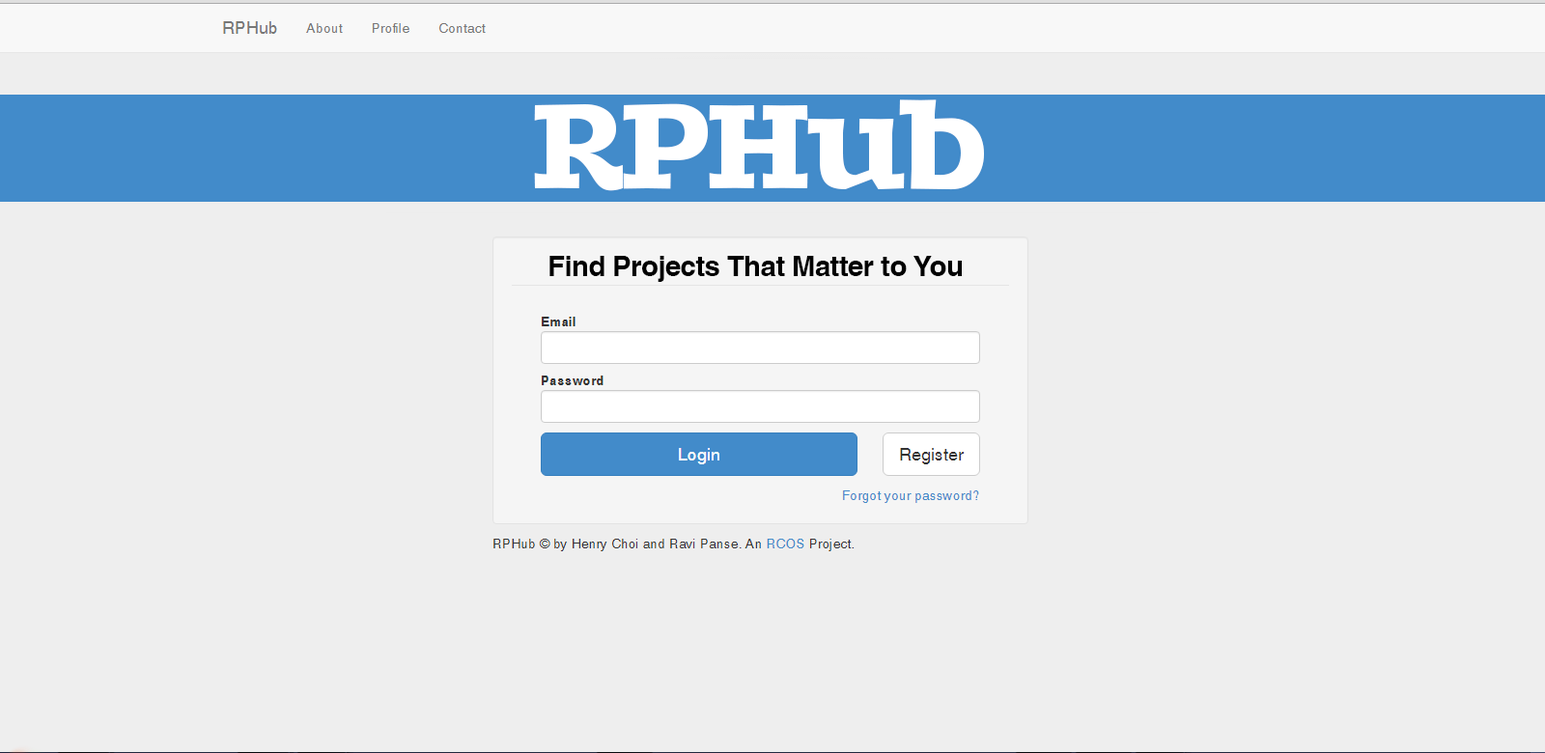
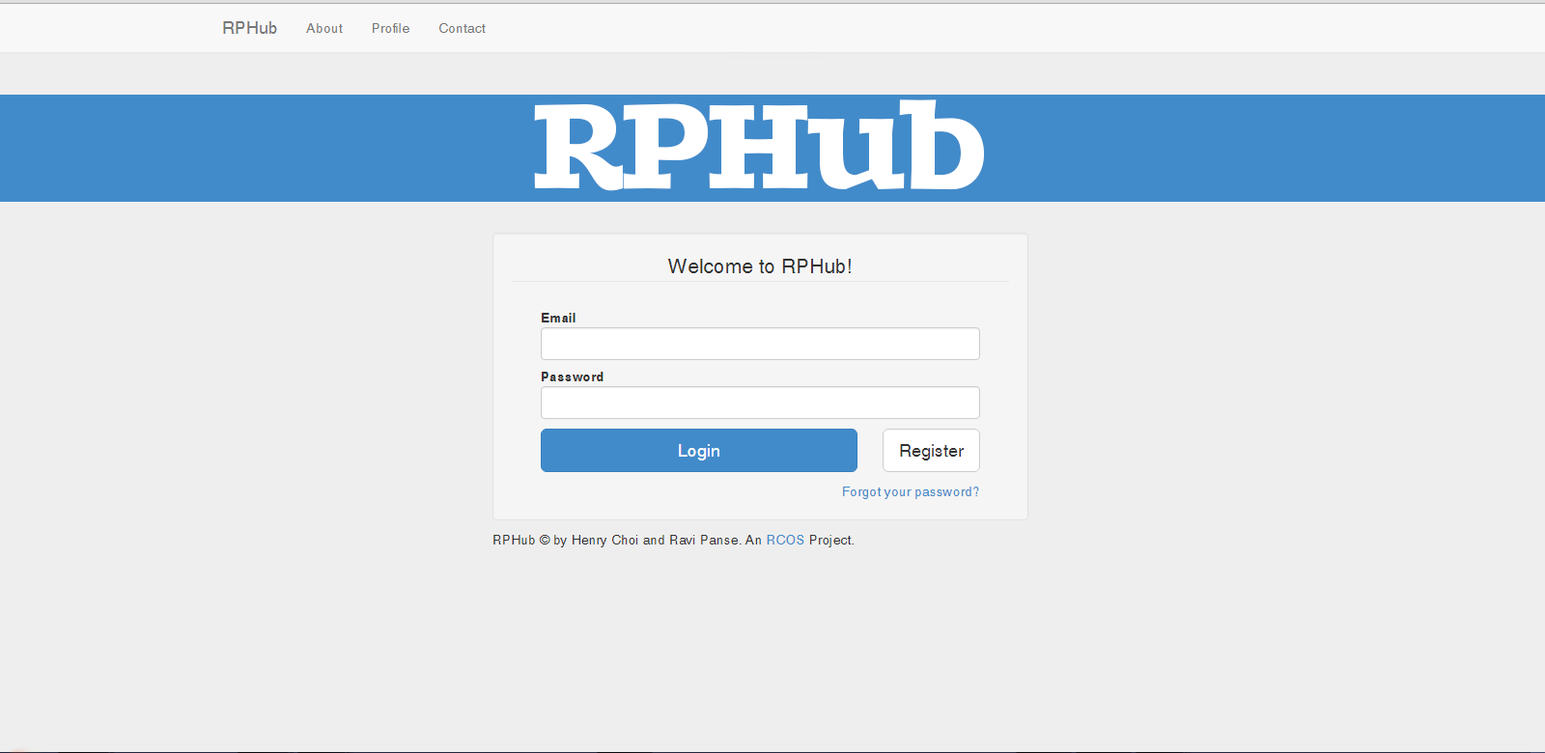
Revision of a layered 1545 × 753 image; what changed, layer by layer:
removed group "new Login Box" (3 layers) from group "Group 1" over bbox(492, 232, 1029, 552)
removed layer "Find Projects That Matter to You" from group "new Login Box" over bbox(549, 255, 962, 282)
removed layer "cover Welcome" from group "new Login Box" over bbox(644, 255, 895, 279)
removed layer "login box" from group "new Login Box" over bbox(492, 232, 1029, 552)
